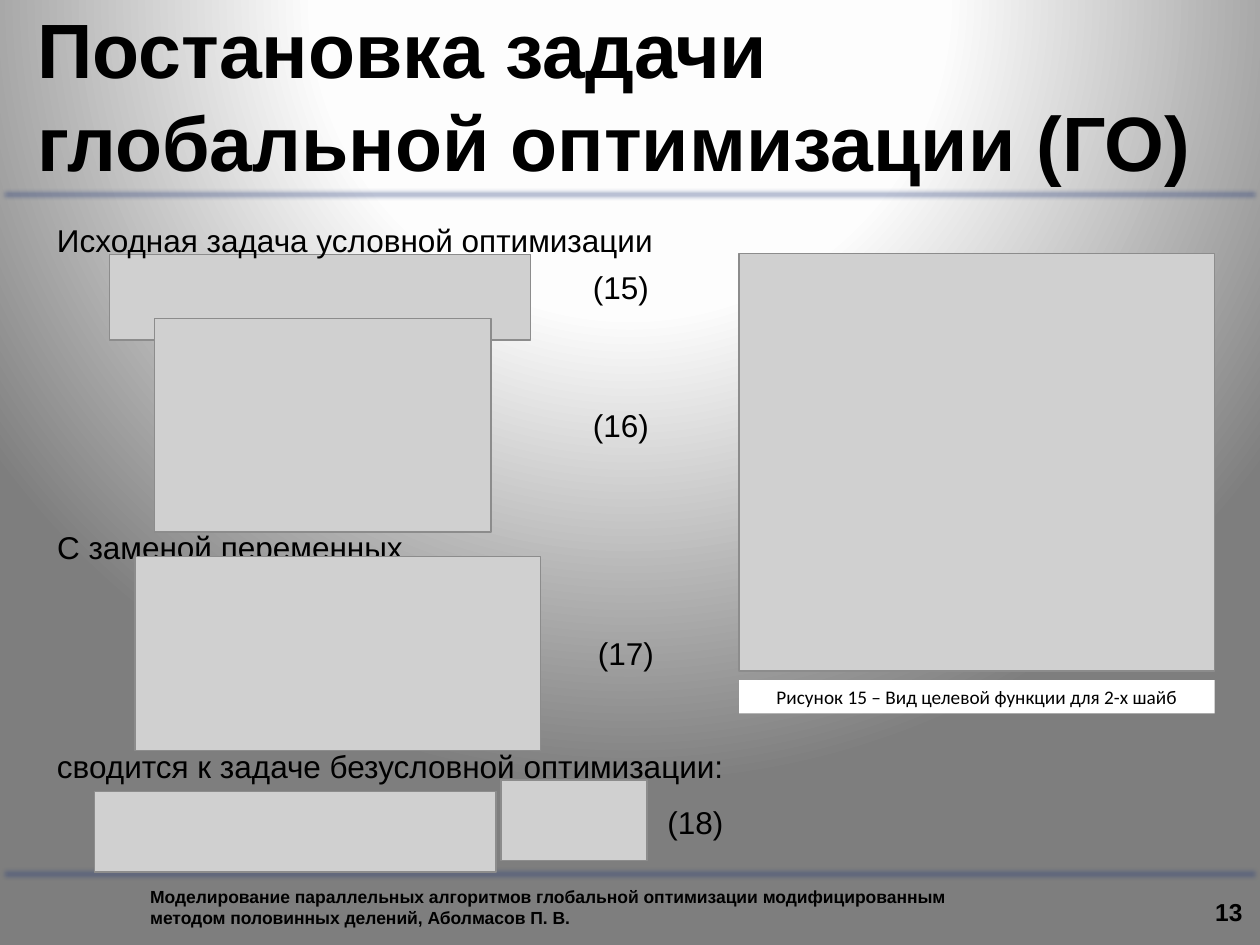
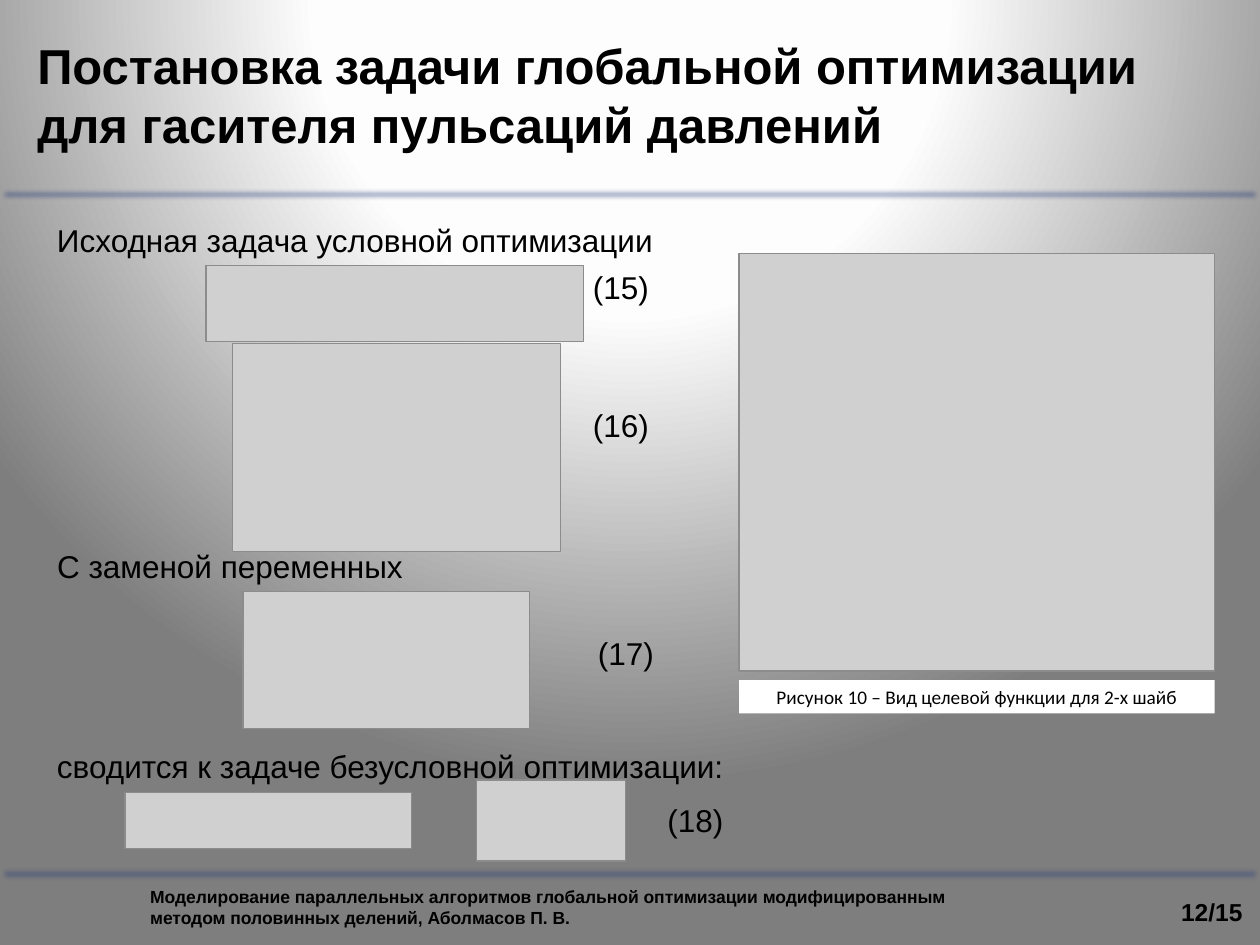
Before and after one commit to graf-abolmasov/PGraph, a slide deck: slide 12 of documentation/Презентация.pptx (slide 13 before the commit). Drawn at 1260x945 pixels with LibreOffice and Linux fonts; fonts in the diff are those of the drawing; grey boxes stand for pictures; background and template pictures are left out. Boxes give left, top, right and bottom in pixels: in the first picture for what was removed or moved away, otherwise in the second. Text is boxed around its words. In the diff, an @@ line names an element or a change of style, - is before the commit and + after.

```diff
--- a/documentation/Презентация.pptx
+++ b/documentation/Презентация.pptx
@@ title at bbox=[37, 45, 1137, 153]: text changed; size 44 to 28 pt @@
-Постановка задачи глобальной оптимизации (ГО)
+Постановка задачи глобальной оптимизации для гасителя пульсаций давлений
@@ picture: place and size @@
-picture at bbox=[110, 255, 530, 340]
+picture at bbox=[207, 266, 583, 341]
@@ picture: place and size @@
-picture at bbox=[154, 319, 490, 533]
+picture at bbox=[232, 344, 561, 552]
@@ text "С заменой переменных": place and size @@
-text "С заменой переменных" at bbox=[57, 535, 403, 565]
+text "С заменой переменных" at bbox=[57, 555, 403, 584]
@@ picture removed at bbox=[135, 557, 541, 751] @@
@@ picture added at bbox=[243, 591, 529, 728] @@
@@ text in rectangle at bbox=[776, 691, 1177, 708]: text changed @@
-Рисунок 15 – Вид целевой функции для 2-х шайб
+Рисунок 10 – Вид целевой функции для 2-х шайб
@@ picture: place and size @@
-picture at bbox=[94, 791, 496, 872]
+picture at bbox=[125, 793, 411, 849]
@@ picture: place and size @@
-picture at bbox=[501, 780, 648, 861]
+picture at bbox=[476, 780, 626, 861]
@@ page number at bbox=[1181, 903, 1242, 922]: text changed @@
-13
+12/15
```
Also in this commit, not shown: 9 other slides changed, 1 slide removed, 6 other files.
